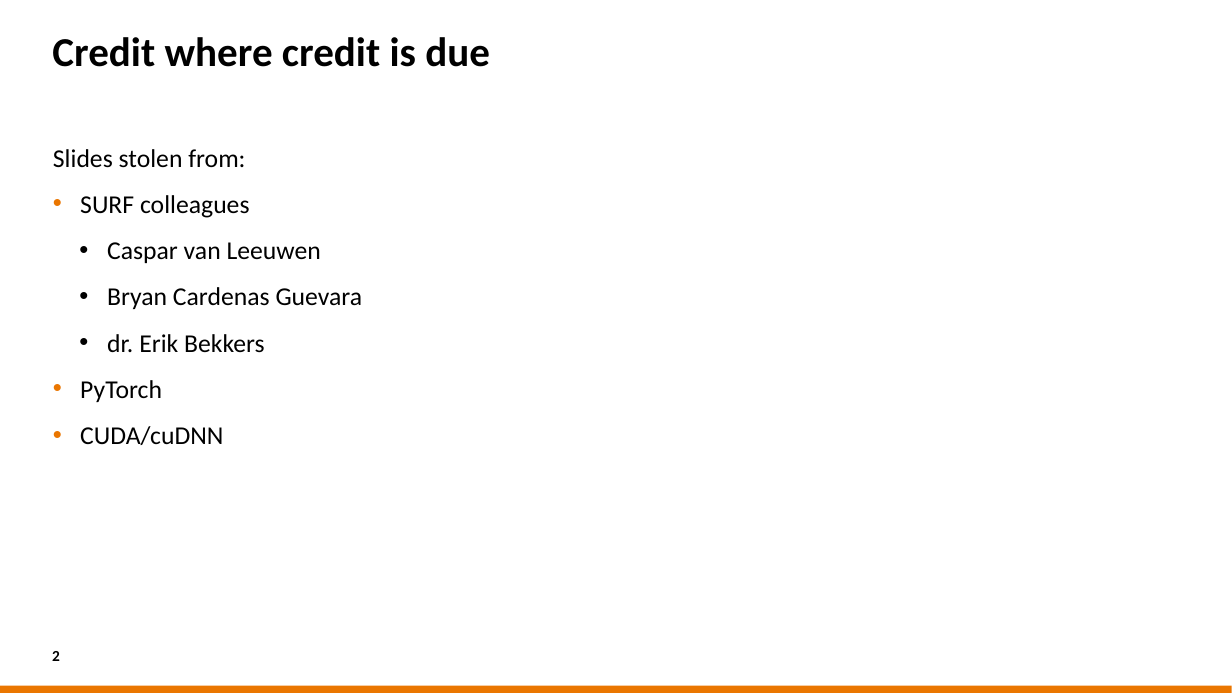
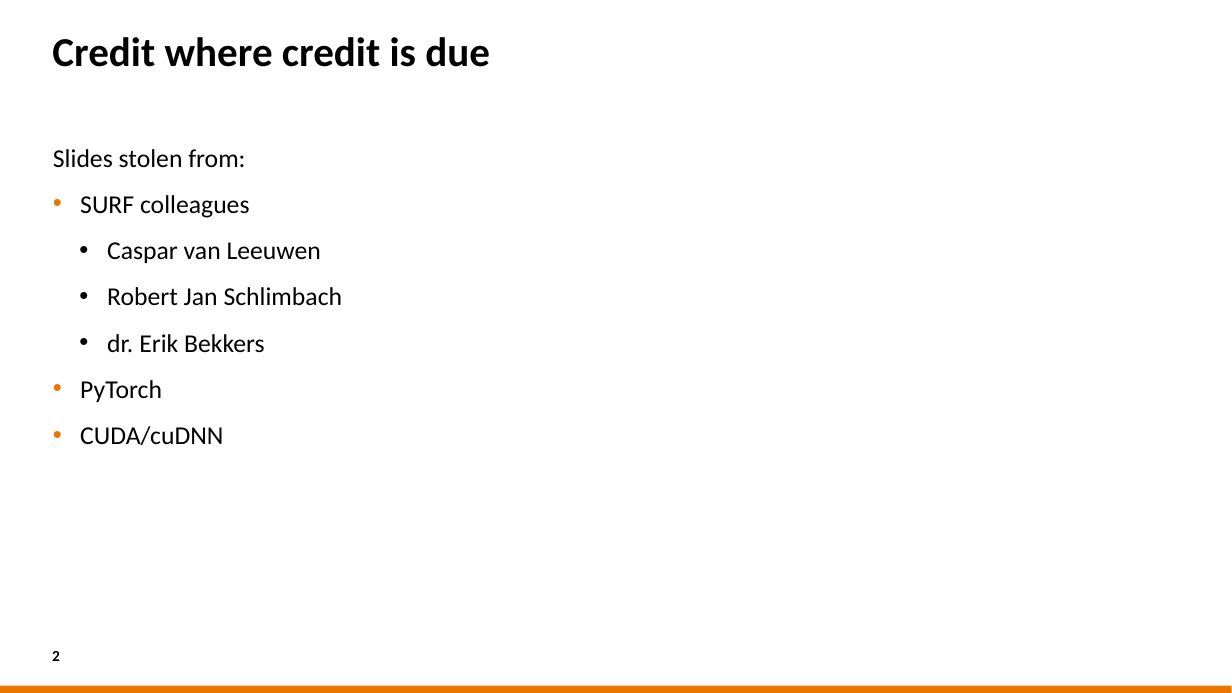
Before and after one commit to sara-nl/HPML-course-materials, a slide deck: slide 2 of Day1/slides/EuroHPC_HPML_welcome.pptx. Drawn at 1232x693 pixels with LibreOffice and Linux fonts; fonts in the diff are those of the drawing; background and template pictures are left out. Boxes give left, top, right and bottom in pixels: in the first picture for what was removed or moved away, otherwise in the second. Text is boxed around its words. In the diff, an @@ line names an element or a change of style, - is before the commit and + after.

```diff
--- a/Day1/slides/EuroHPC_HPML_welcome.pptx
+++ b/Day1/slides/EuroHPC_HPML_welcome.pptx
@@ text at (x1=107, y1=287, x2=343, y2=305): text changed @@
-                • Bryan Cardenas Guevara
+                • Robert Jan Schlimbach
```
Also in this commit, not shown: 4 other slides changed, 1 other file.
